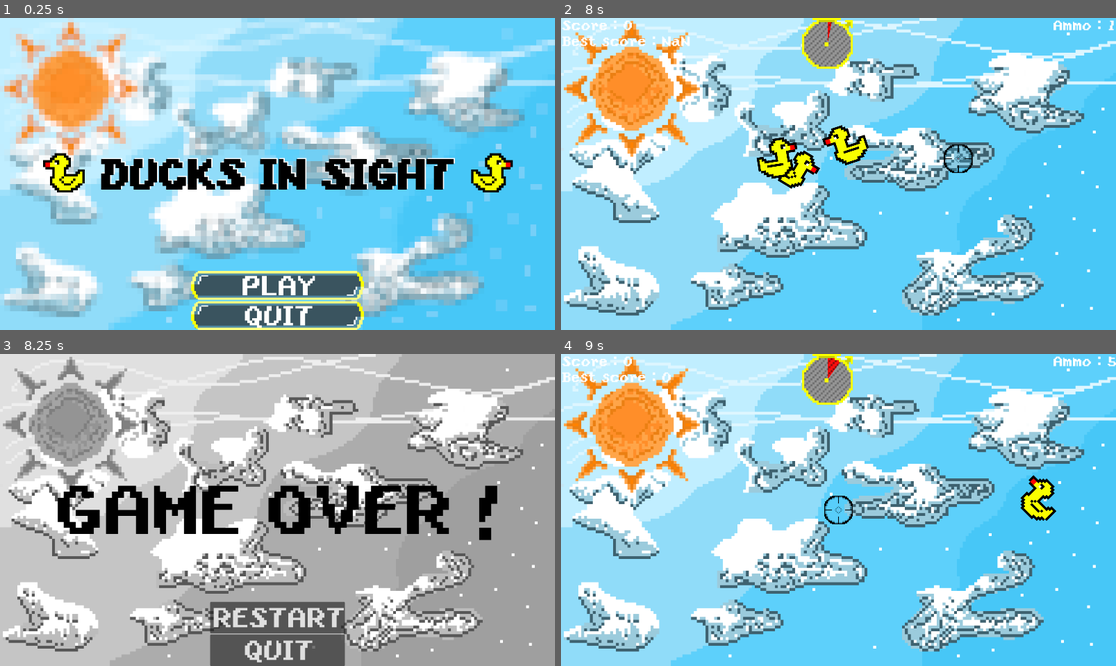
Above: before the commit, frames 1-4 (two rows, left to right).
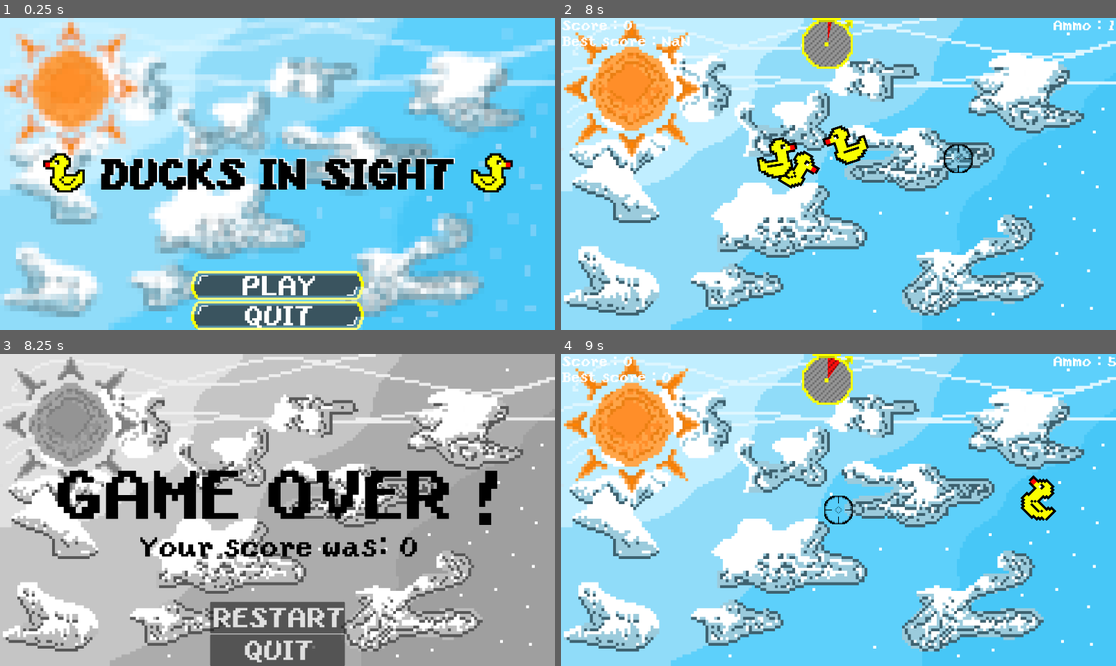
Above: after the commit, the same moments.

Repository: the-sort/ducks_in_sight
Game: Godot game, scene res://scenes/main_menu.tscn
Two runs of this game, one before a commit and one after it. Both use one fixed random seed, a clock stepped at 60 frames per second and the inputs below.
Inputs (mouse positions are in pixels of both pictures, inside the frame that each line leads up to):
- Up to frame 1 (0.25 s): no input
- Up to frame 2 (8 s): click "PLAY" at 0.5 s; move the mouse to (960, 158) at 1.27 s; press the mouse at (960, 158) at 1.28 s; move the mouse to (727, 189) at 2.02 s; release the mouse at (727, 189) at 2.03 s; tap Space (shot) every 1.5 s from 2.1 to 6.6 s; move the mouse to (894, 105) at 2.77 s; press the mouse at (894, 105) at 2.78 s; move the mouse to (810, 236) at 3.52 s; release the mouse at (810, 236) at 3.53 s; move the mouse to (1005, 220) at 4.27 s; press the mouse at (1005, 220) at 4.28 s; move the mouse to (672, 127) at 5.02 s; release the mouse at (672, 127) at 5.03 s; move the mouse to (866, 174) at 5.77 s; press the mouse at (866, 174) at 5.78 s; move the mouse to (755, 96) at 6.52 s; release the mouse at (755, 96) at 6.53 s; move the mouse to (960, 158) at 7.27 s; press the mouse at (960, 158) at 7.28 s
- Up to frame 3 (8.25 s): move the mouse to (166, 525) at 8.02 s; release the mouse at (166, 525) at 8.03 s; tap Space (shot) at 8.1 s
- Up to frame 4 (9 s): click "RESTART" at 8.75 s

Frames 1-2 are identical in both runs. In frame 3, 7.8% of the frame differs, in the area x 10-90%, y 37-66%; in frame 4, nothing differs.

Commit message:
Score: added post game score summary

Diff:
--- a/project.godot
+++ b/project.godot
@@ -14,6 +14,10 @@
 run/main_scene="uid://c0r68l5ihauki"
 config/features=PackedStringArray("4.4", "Forward Plus")
 config/icon="res://icon.svg"
+
+[autoload]
+
+Score="*res://scripts/Score.gd"
 
 [display]
 
--- a/scenes/game_over.tscn
+++ b/scenes/game_over.tscn
@@ -17,22 +17,34 @@
 texture = ExtResource("2_wqhvx")
 expand_mode = 1
 
-[node name="game_over_text" type="Label" parent="."]
+[node name="VBoxContainer" type="VBoxContainer" parent="."]
 anchors_preset = 8
 anchor_left = 0.5
 anchor_top = 0.5
 anchor_right = 0.5
 anchor_bottom = 0.5
-offset_left = -20.0
-offset_top = -11.5
-offset_right = 20.0
-offset_bottom = 11.5
+offset_left = -781.0
+offset_top = -125.0
+offset_right = 781.0
+offset_bottom = 125.0
 grow_horizontal = 2
 grow_vertical = 2
+
+[node name="game_over_text" type="Label" parent="VBoxContainer"]
+layout_mode = 2
 theme_override_colors/font_color = Color(0, 0, 0, 1)
 theme_override_fonts/font = ExtResource("3_tbwuq")
 theme_override_font_sizes/font_size = 250
 text = "GAME OVER !"
+horizontal_alignment = 1
+vertical_alignment = 1
+
+[node name="played_score" type="Label" parent="VBoxContainer"]
+layout_mode = 2
+theme_override_colors/font_color = Color(0, 0, 0, 1)
+theme_override_fonts/font = ExtResource("3_tbwuq")
+theme_override_font_sizes/font_size = 100
+text = "Your score was: "
 horizontal_alignment = 1
 vertical_alignment = 1
 
--- a/scenes/hud.tscn
+++ b/scenes/hud.tscn
@@ -1,6 +1,6 @@
 [gd_scene load_steps=6 format=3 uid="uid://du2v1331fsqr4"]
 
-[ext_resource type="Script" uid="uid://cu24j6ukaadum" path="res://scripts/score.gd" id="1_37p78"]
+[ext_resource type="Script" uid="uid://cu24j6ukaadum" path="res://scripts/hud.gd" id="1_37p78"]
 [ext_resource type="FontFile" uid="uid://dbijyw6x47ojl" path="res://assets/fonts/yoster.ttf" id="2_oo0fn"]
 [ext_resource type="Texture2D" uid="uid://dkudtoykwkbw2" path="res://assets/stop_watch/stop_watch_background.png" id="3_uo2fv"]
 [ext_resource type="Texture2D" uid="uid://d0w2m30yj7fce" path="res://assets/stop_watch/stop_watch_over.png" id="4_047uy"]
--- /dev/null
+++ b/scripts/Score.gd
@@ -0,0 +1,3 @@
+extends Node
+
+@onready var score : int = 0
--- a/scripts/game_over.gd
+++ b/scripts/game_over.gd
@@ -1,4 +1,7 @@
 extends Node
+
+func _ready() -> void:
+	$VBoxContainer/played_score.text = "Your score was: " + str(Score.score)
 
 func _on_restart_pressed() -> void:
 	get_tree().change_scene_to_file("res://scenes/main_scene.tscn")
--- a/scripts/score.gd
+++ b/scripts/hud.gd
@@ -1,7 +1,7 @@
 extends Node
 
 @onready var save_path : String = "user://savegame.tres"
-@onready var score_i : int = 0
+#@onready var score_i : int = 0
 @onready var score_b : int = 0
 @onready var ammo : int = 5
 @onready var loaded : CSavable
@@ -10,7 +10,8 @@
 signal speed_up
 
 func _ready() -> void:
-	$HBoxContainer/VBoxContainer/score.text = "Score : " + str(score_i)
+	Score.score = 0
+	$HBoxContainer/VBoxContainer/score.text = "Score : " + str(Score.score)
 	$ammo.text =  "Ammo : " + str(ammo)
 	load_best_score()
 
@@ -26,11 +27,11 @@
 		$ammo.text =  "Ammo : " + str(ammo)
 		return
 
-	score_i += total_score
+	Score.score += total_score
 	add_time(total_time)
-	$HBoxContainer/VBoxContainer/score.text = "Score : " + str(score_i)
+	$HBoxContainer/VBoxContainer/score.text = "Score : " + str(Score.score)
 
-	if score_i != 0 && score_i % 50 == 0 :
+	if Score.score != 0 && Score.score % 50 == 0 :
 		speed_up.emit()
 
 func _on_timer_timeout() -> void:
@@ -41,7 +42,7 @@
 	$stop_watch/timer.start()
 
 func _exit_tree() -> void:
-	save.best_score = score_i if score_i > score_b else score_b
+	save.best_score = Score.score if Score.score > score_b else score_b
 	ResourceSaver.save(save, save_path)
 
 func load_best_score() -> void:
Not shown, added: scripts/Score.gd.uid
Renamed: scripts/score.gd.uid -> scripts/hud.gd.uid
